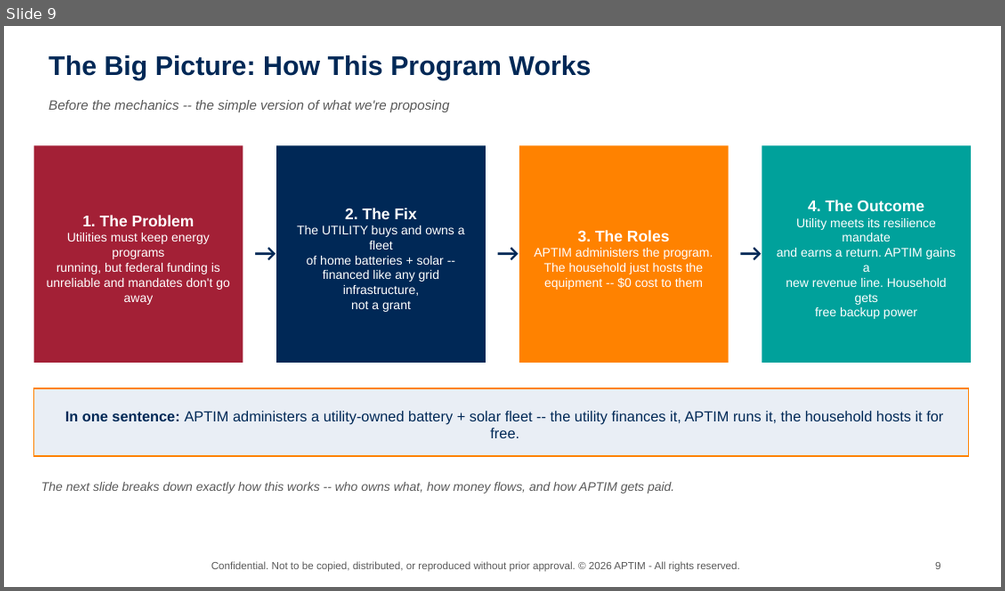
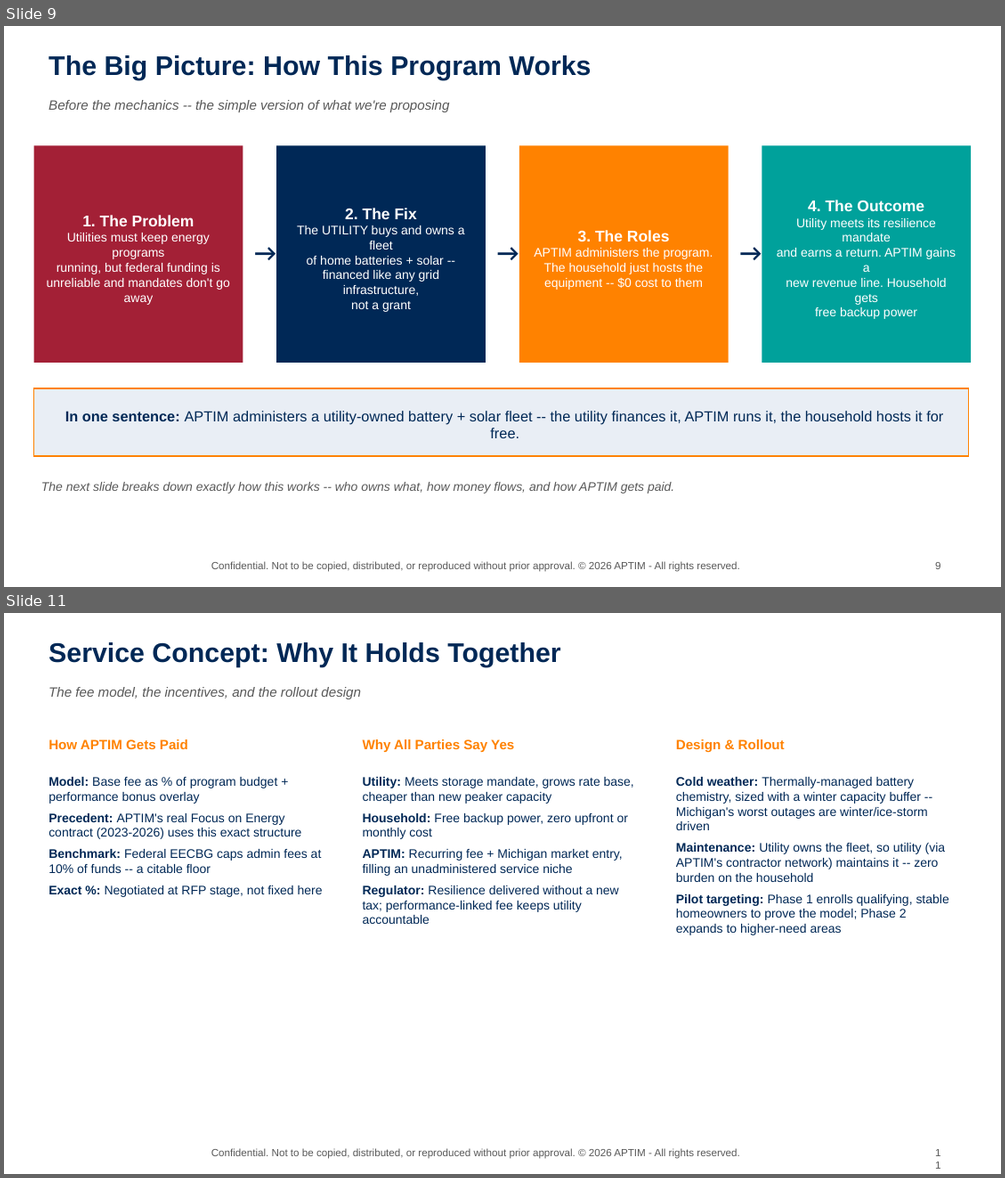
Before and after one commit to graseeuh/HERMES, a slide deck: Group_1_STRIVE_Presentation.pptx. Shown one above the other, each under a label of ours: slide 9 before the commit, slides 9 and 11 after it; the slides between them are not shown. The pictures are 1005x591 and 1005x1178 pixels, drawn with LibreOffice and Linux fonts; fonts in the diff are those of the drawing; background and template pictures are left out. Boxes give left, top, right and bottom in pixels: in the first picture for what was removed or moved away, otherwise in the second. Text is boxed around its words. In the diff, an @@ line names an element or a change of style, - is before the commit and + after.

```diff
--- a/Group_1_STRIVE_Presentation.pptx
+++ b/Group_1_STRIVE_Presentation.pptx
@@ slide 11 added at (4, 613, 1001, 1174), background picture (left out) @@
@@ text added at (48, 642, 560, 667), 26 pt, text #002856, bold @@
+Service Concept: Why It Holds Together
@@ text added at (48, 687, 361, 699), 13 pt, text #595959, italic @@
+The fee model, the incentives, and the rollout design
@@ text added at (48, 739, 188, 749), 13 pt, text #FF8200, bold @@
+How APTIM Gets Paid
@@ text added at (363, 739, 514, 752), 13 pt, text #FF8200, bold @@
+Why All Parties Say Yes
@@ text added at (676, 739, 785, 752), 13 pt, text #FF8200, bold @@
+Design & Rollout
@@ text added at (48, 777, 323, 897), 12 pt, text #002856 @@
+Model: Base fee as % of program budget + performance bonus overlay
+Precedent: APTIM's real Focus on Energy contract (2023-2026) uses this exact structure
+Benchmark: Federal EECBG caps admin fees at 10% of funds -- a citable floor
+Exact %: Negotiated at RFP stage, not fixed here
@@ text added at (363, 777, 634, 924), 12 pt, text #002856 @@
+Utility: Meets storage mandate, grows rate base, cheaper than new peaker capacity
+Household: Free backup power, zero upfront or monthly cost
+APTIM: Recurring fee + Michigan market entry, filling an unadministered service niche
+Regulator: Resilience delivered without a new tax; performance-linked fee keeps utility accountable
@@ text added at (676, 777, 949, 935), 12 pt, text #002856 @@
+Cold weather: Thermally-managed battery chemistry, sized with a winter capacity buffer -- Michigan's worst outages are winter/ice-storm driven
+Maintenance: Utility owns the fleet, so utility (via APTIM's contractor network) maintains it -- zero burden on the household
+Pilot targeting: Phase 1 enrolls qualifying, stable homeowners to prove the model; Phase 2 expands to higher-need areas
@@ text added at (928, 1143, 952, 1163), 10 pt, text #595959 @@
+11
@@ text added at (211, 1148, 739, 1159), 10 pt, text #595959 @@
+Confidential. Not to be copied, distributed, or reproduced without prior approval. © 2026 APTIM - All rights reserved.
```
Also in this commit, not shown: 7 slides changed, 1 other file.
